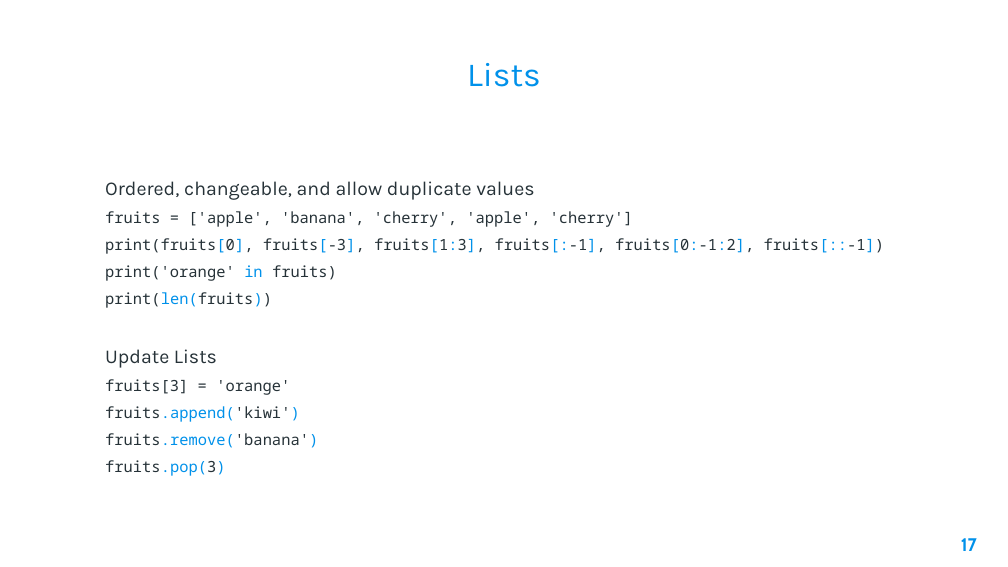
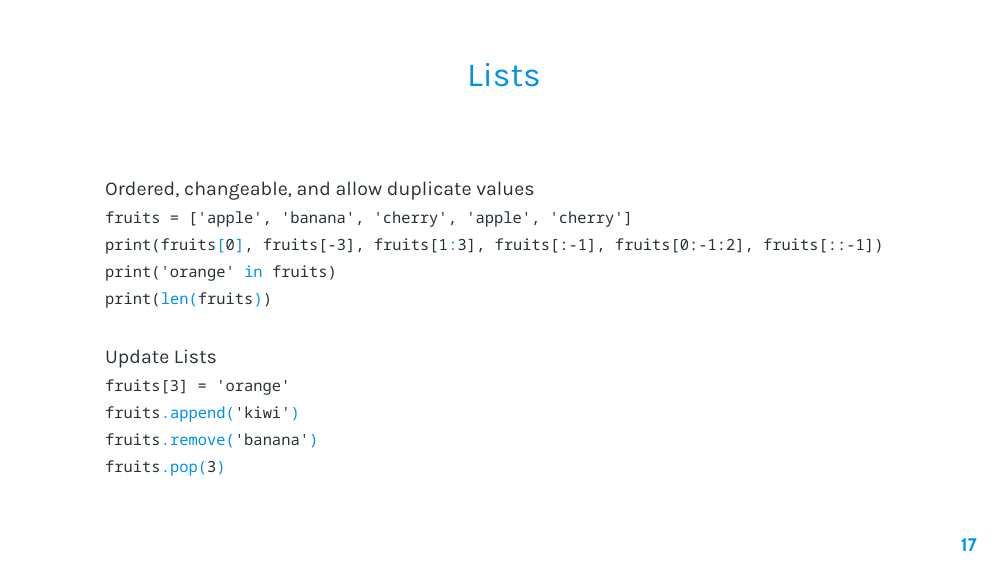
Before and after one commit to AleeRezaa/learn-python, a slide deck: slide 17 of Python.pptx. Drawn at 1008x567 pixels with LibreOffice and Linux fonts; fonts in the diff are those of the drawing; background and template pictures are left out. Boxes give left, top, right and bottom in pixels: in the first picture for what was removed or moved away, otherwise in the second. Text is boxed around its words. In the diff, an @@ line names an element or a change of style, - is before the commit and + after.

```diff
--- a/Python.pptx
+++ b/Python.pptx
@@ text at (105, 238, 883, 254): text colour #0091EA to #263238 in "fruits[-3], fruits[1:3], fruits[:-1], fruits[0:-1:2], fruits ..." @@
```
Also in this commit, not shown: 8 other slides changed, 6 slides added, 1 slide removed.
